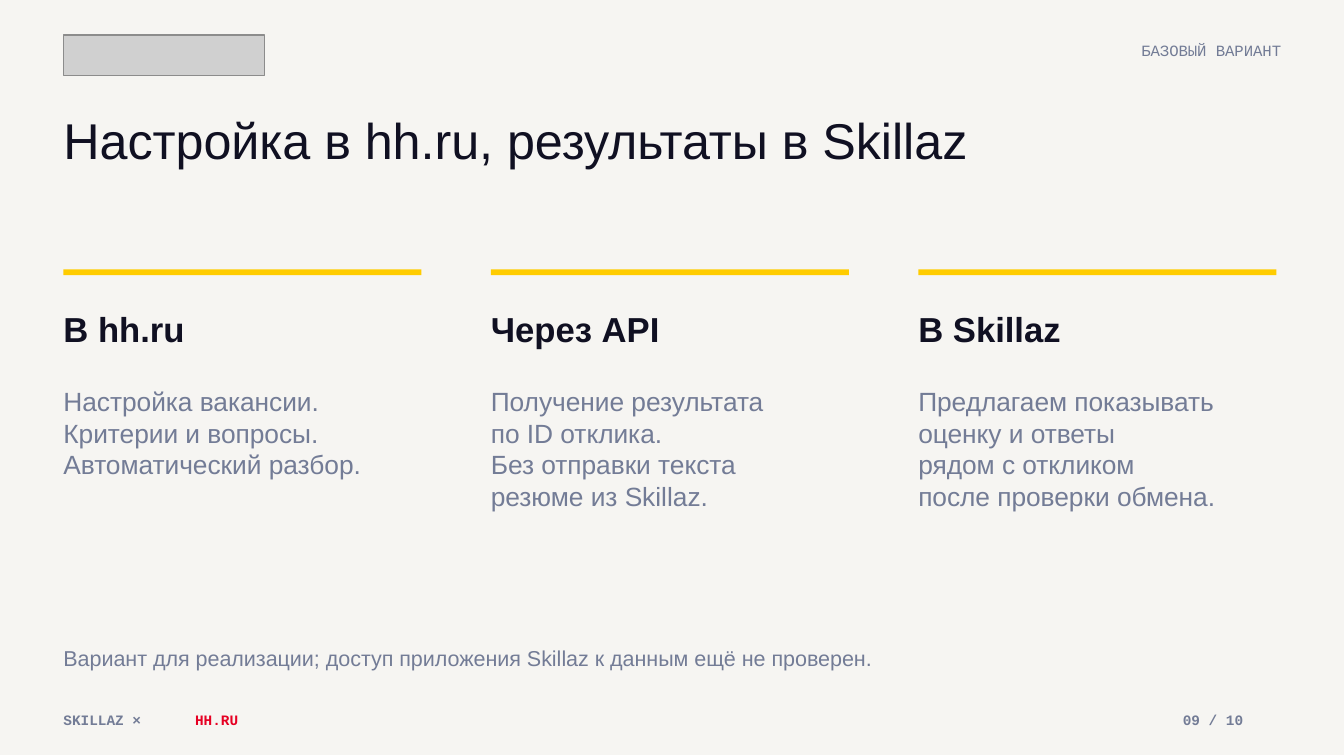
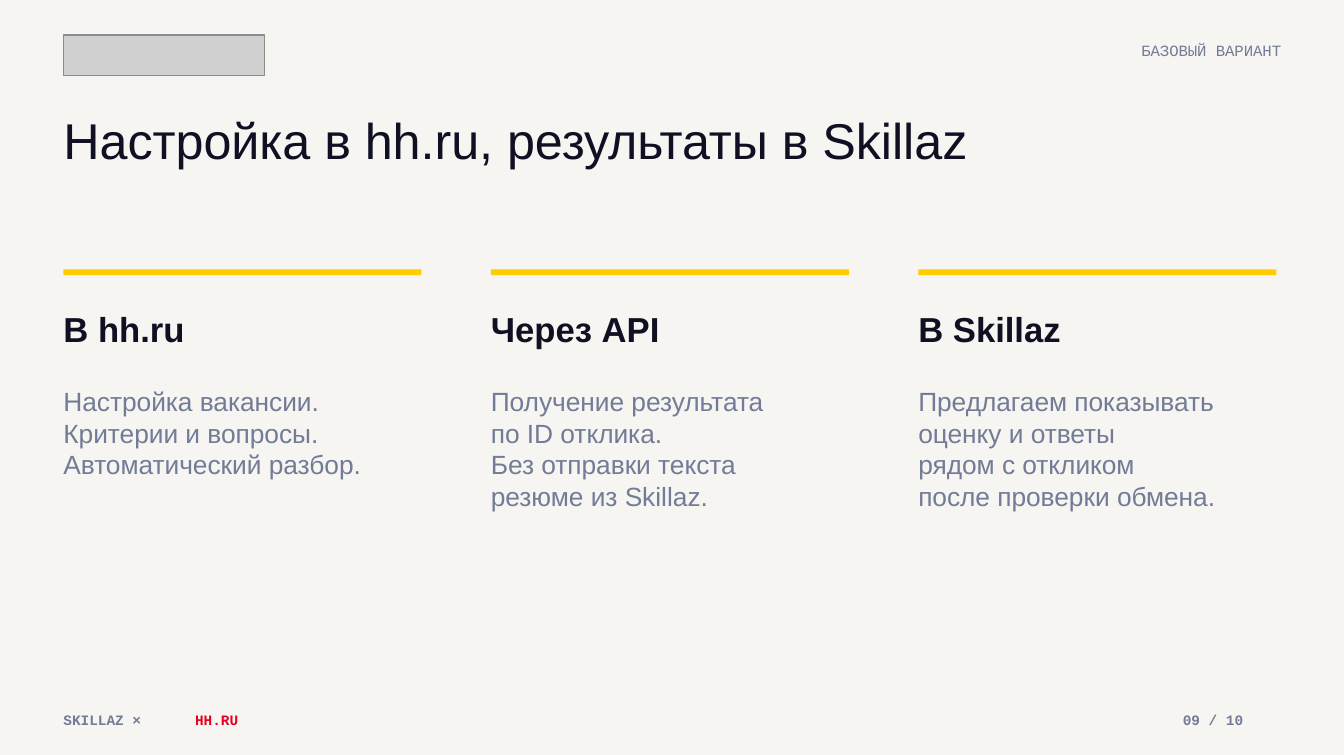
Before and after one commit to nastenakargina17-sudo/skillaz-hh-presentation, a slide deck: slide 9 of Skillaz-hh-Integration.pptx. Drawn at 1344x755 pixels with LibreOffice and Linux fonts; fonts in the diff are those of the drawing; grey boxes stand for pictures. Boxes give left, top, right and bottom in pixels: in the first picture for what was removed or moved away, otherwise in the second. Text is boxed around its words. In the diff, an @@ line names an element or a change of style, - is before the commit and + after.

```diff
--- a/Skillaz-hh-Integration.pptx
+++ b/Skillaz-hh-Integration.pptx
@@ text removed at (63, 650, 872, 671) @@
-Вариант для реализации; доступ приложения Skillaz к данным ещё не проверен.
```
Also in this commit, not shown: 1 other slide changed, 1 other file.
